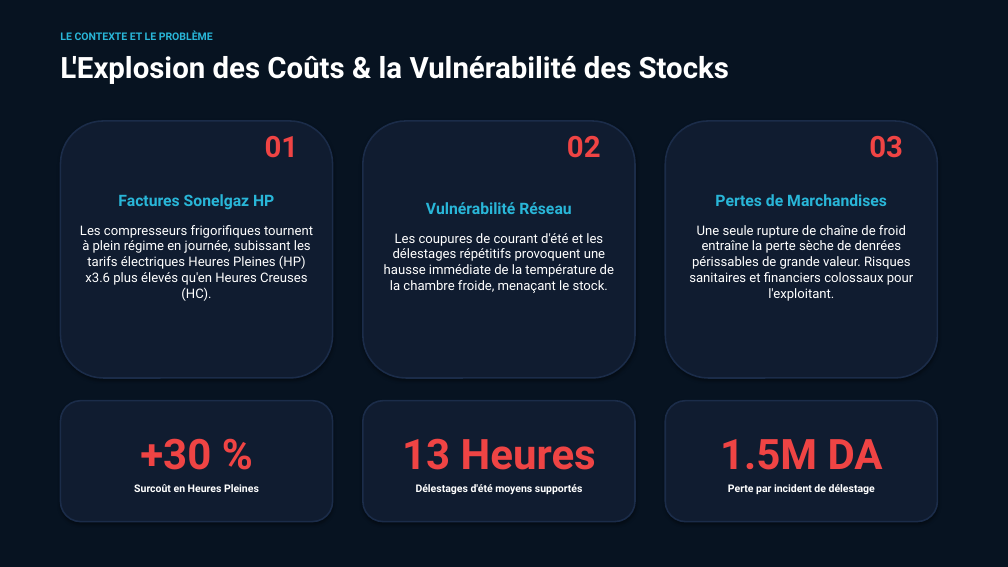
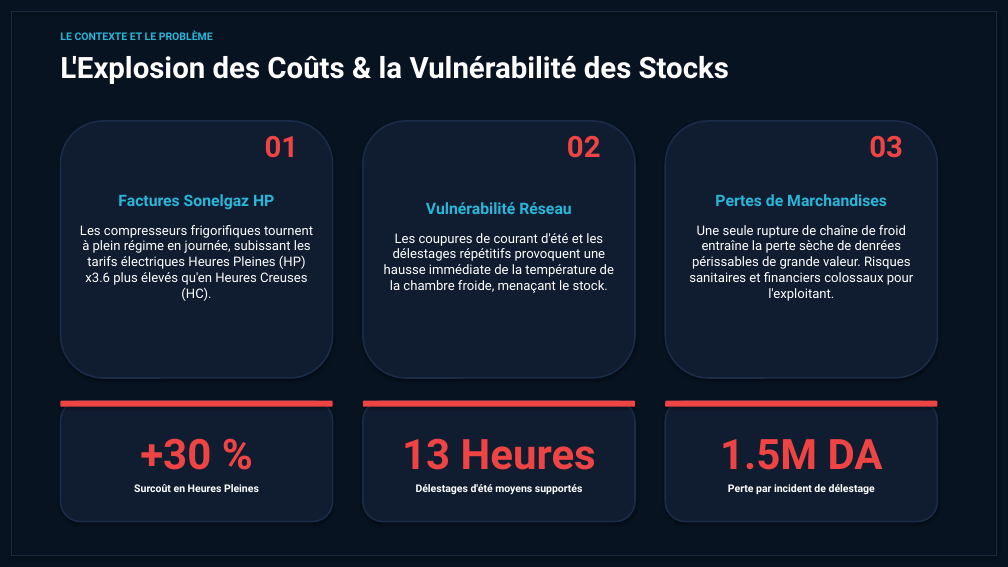
Before and after one commit to Islem-dev31/mcp-tes-simulator, a slide deck: slide 2 of kryodrop_pitch_deck.pptx. Drawn at 1008x567 pixels with LibreOffice and Linux fonts; fonts in the diff are those of the drawing. Boxes give left, top, right and bottom in pixels: in the first picture for what was removed or moved away, otherwise in the second. Text is boxed around its words. In the diff, an @@ line names an element or a change of style, - is before the commit and + after.

```diff
--- a/kryodrop_pitch_deck.pptx
+++ b/kryodrop_pitch_deck.pptx
@@ rectangle added at (x1=11, y1=11, x2=997, y2=556), outline #1E293B 1.5 pt @@
@@ rounded rectangle added at (x1=60, y1=401, x2=333, y2=407), fill #EF4444 @@
@@ rounded rectangle added at (x1=363, y1=401, x2=635, y2=407), fill #EF4444 @@
@@ rounded rectangle added at (x1=665, y1=401, x2=938, y2=407), fill #EF4444 @@
```
Also in this commit, not shown: 6 other slides changed, 3 slides added, 1 slide removed, 8 other files.
